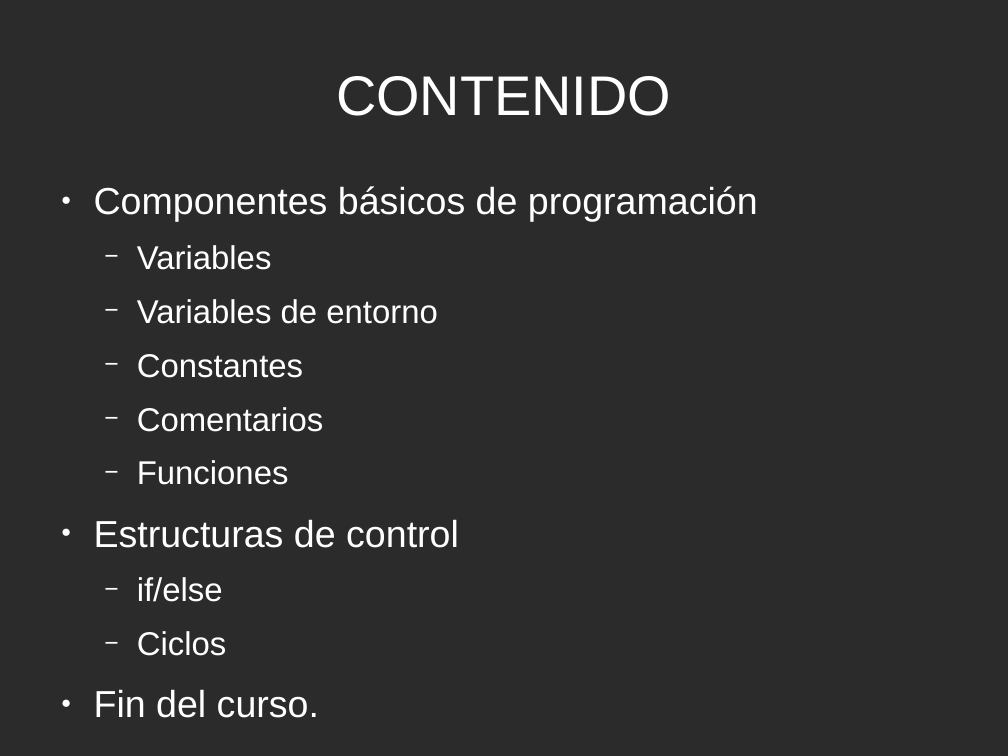
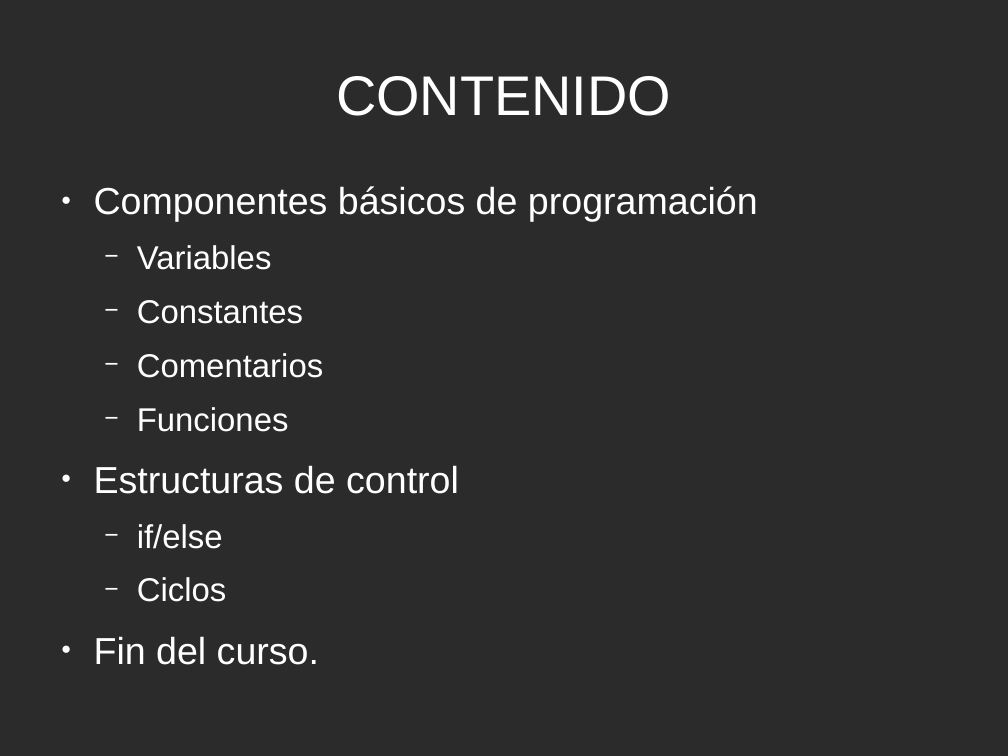
Before and after one commit to JeassonSuarez/CursoBashScript, a slide deck: slide 3 of presentacion proyecto curso bash.odp. Drawn at 1008x756 pixels with LibreOffice and Linux fonts; fonts in the diff are those of the drawing; background and template pictures are left out; a plain dark background stands for a picture behind light text. Boxes give left, top, right and bottom in pixels: in the first picture for what was removed or moved away, otherwise in the second. Text is boxed around its words. In the diff, an @@ line names an element or a change of style, - is before the commit and + after.

```diff
--- a/presentacion proyecto curso bash.odp
+++ b/presentacion proyecto curso bash.odp
@@ text at box(137, 299, 438, 324): paragraph removed @@
-  − Variables de entorno
```
Also in this commit, not shown: 2 other slides changed, 3 slides added.
